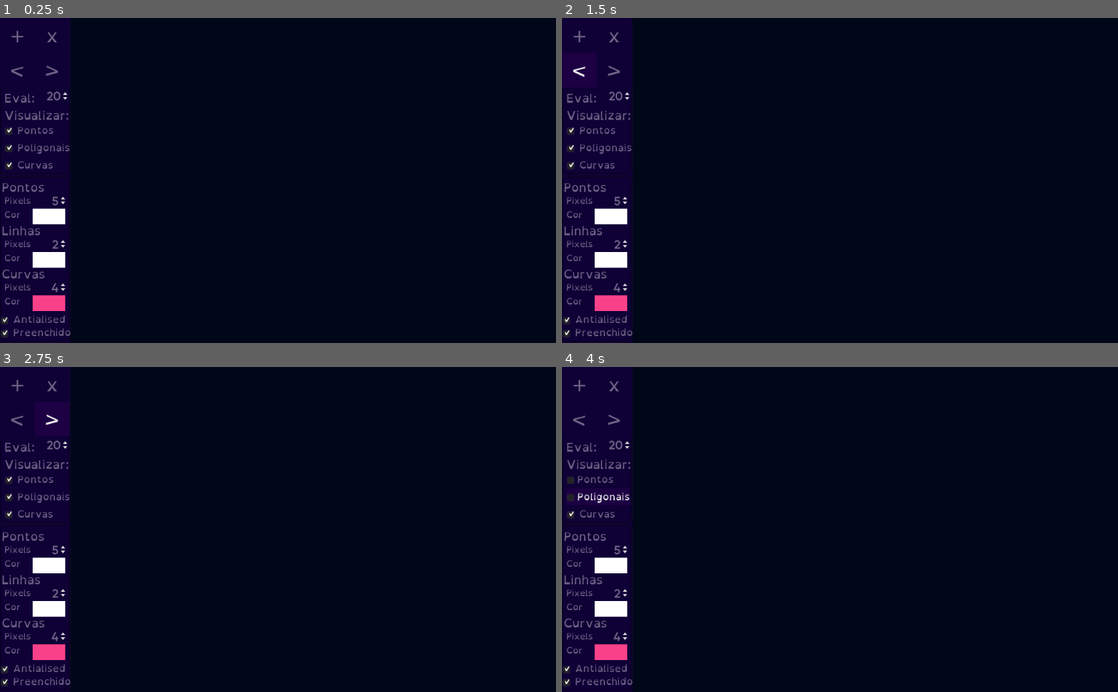
Above: before the commit, frames 1-4 (two rows, left to right).
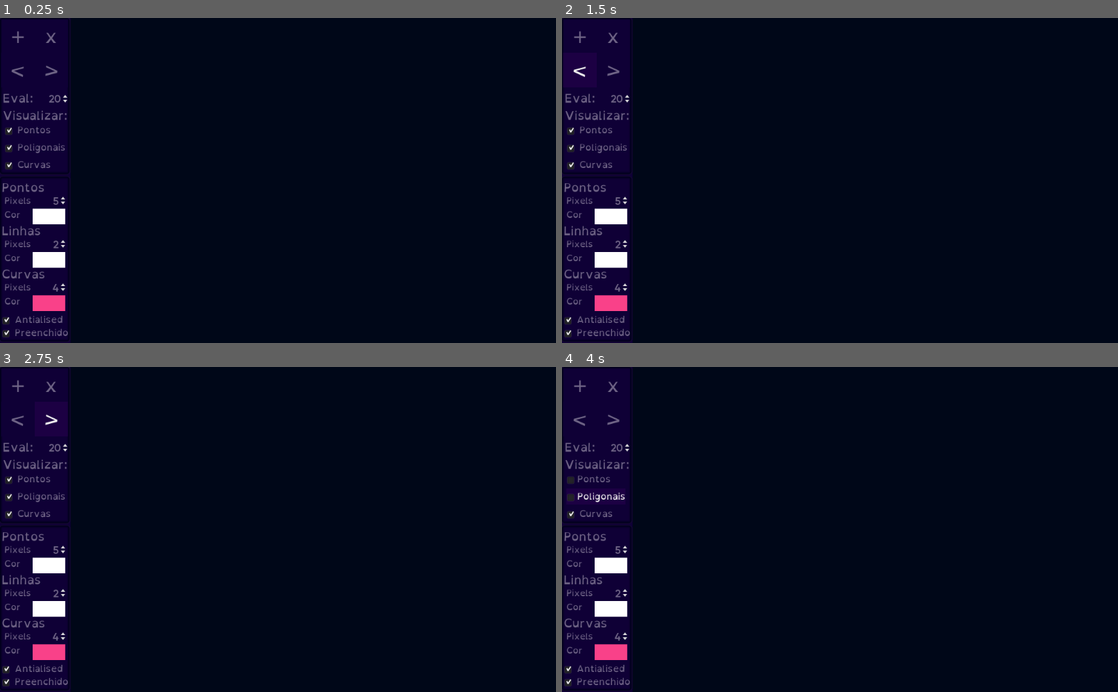
Above: after the commit, the same moments.

Repository: arturlealbs/ProjetoBezierCurves
Game: Godot game, scene res://src/scenes/Main/Main.tscn
The game is run twice, just before and just after one commit, with the same random seed, the same clock (stepped at 60 frames per second) and the same inputs.
Inputs:
- Up to frame 1 (0.25 s): no input
- Up to frame 2 (1.5 s): click "+" at 0.5 s; click "<" at 1.25 s
- Up to frame 3 (2.75 s): click ">" at 2 s
- Up to frame 4 (4 s): click "Pontos" at 2.75 s; click "Poligonais" at 3.5 s

The runs differ from the first frame. In frame 1, 1.0% of the frame differs, in the area x 0-13%, y 0-99%; in frame 2, 1.0%; in frame 3, 1.0%; in frame 4, 1.0%.

Commit message:
versao definitiva

Diff:
--- a/button_theme.tres
+++ b/button_theme.tres
@@ -14,7 +14,7 @@
 bg_color = Color( 0.0627451, 0, 0.215686, 1 )
 
 [sub_resource type="DynamicFont" id=4]
-size = 18
+size = 17
 extra_spacing_top = -1
 font_data = ExtResource( 2 )
 
@@ -26,7 +26,7 @@
 font_data = ExtResource( 2 )
 
 [sub_resource type="DynamicFont" id=7]
-size = 22
+size = 19
 extra_spacing_space = -6
 font_data = ExtResource( 1 )
 
--- a/panel_theme.tres
+++ b/panel_theme.tres
@@ -2,10 +2,10 @@
 
 [resource]
 bg_color = Color( 0.0627451, 0, 0.215686, 1 )
-border_width_left = 2
-border_width_top = 2
-border_width_right = 2
-border_width_bottom = 2
+border_width_left = 5
+border_width_top = 5
+border_width_right = 5
+border_width_bottom = 5
 border_color = Color( 0, 0, 0.0980392, 1 )
 border_blend = true
 corner_radius_top_left = 5
--- a/src/scenes/Main/Main.tscn
+++ b/src/scenes/Main/Main.tscn
@@ -54,7 +54,8 @@
 [node name="addButton" type="Button" parent="GUI/CurveManagerPanel"]
 anchor_left = 0.046875
 anchor_right = 0.046875
-margin_left = -6.0
+margin_left = -3.0
+margin_top = 3.0
 margin_right = 58.0
 margin_bottom = 64.0
 rect_pivot_offset = Vector2( -272, -16 )
@@ -69,7 +70,8 @@
 
 [node name="delButton" type="Button" parent="GUI/CurveManagerPanel"]
 margin_left = 64.0
-margin_right = 128.0
+margin_top = 3.0
+margin_right = 125.0
 margin_bottom = 64.0
 rect_pivot_offset = Vector2( 63, 61 )
 hint_tooltip = "Deletar Curva Selecionada"
@@ -81,6 +83,7 @@
 script = ExtResource( 2 )
 
 [node name="prevButton" type="Button" parent="GUI/CurveManagerPanel"]
+margin_left = 2.0
 margin_top = 64.0
 margin_right = 64.0
 margin_bottom = 128.0
@@ -96,7 +99,7 @@
 [node name="nextButton" type="Button" parent="GUI/CurveManagerPanel"]
 margin_left = 64.0
 margin_top = 64.0
-margin_right = 128.0
+margin_right = 125.0
 margin_bottom = 128.0
 rect_pivot_offset = Vector2( 44, 13 )
 hint_tooltip = "Selecionar Próxima Curva"
@@ -108,10 +111,10 @@
 script = ExtResource( 6 )
 
 [node name="evalButton" type="SpinBox" parent="GUI/CurveManagerPanel"]
-margin_left = 56.0
-margin_top = 128.0
+margin_left = 64.0
+margin_top = 133.0
 margin_right = 128.0
-margin_bottom = 160.0
+margin_bottom = 165.0
 hint_tooltip = "Seleciona a Quantidade de Avaliações"
 theme = ExtResource( 10 )
 min_value = 1.0
@@ -167,18 +170,18 @@
 script = ExtResource( 8 )
 
 [node name="labelView" type="Label" parent="GUI/CurveManagerPanel"]
-margin_left = 8.0
+margin_left = 5.0
 margin_top = 160.0
-margin_right = 111.0
-margin_bottom = 192.0
+margin_right = 124.0
+margin_bottom = 199.0
 theme = ExtResource( 10 )
 text = "Visualizar:"
 
 [node name="labelEval" type="Label" parent="GUI/CurveManagerPanel"]
-margin_left = 8.0
+margin_left = 5.0
 margin_top = 128.0
-margin_right = 104.0
-margin_bottom = 160.0
+margin_right = 101.0
+margin_bottom = 167.0
 theme = ExtResource( 10 )
 text = "Eval:"
 
@@ -255,8 +258,9 @@
 script = ExtResource( 16 )
 
 [node name="antilasedButton" type="CheckBox" parent="GUI/CurveEditorPanel"]
+margin_left = 3.0
 margin_top = 248.0
-margin_right = 115.0
+margin_right = 118.0
 margin_bottom = 280.0
 focus_mode = 0
 theme = ExtResource( 10 )
@@ -266,8 +270,9 @@
 script = ExtResource( 17 )
 
 [node name="hollowPoints" type="CheckBox" parent="GUI/CurveEditorPanel"]
+margin_left = 3.0
 margin_top = 272.0
-margin_right = 128.0
+margin_right = 131.0
 margin_bottom = 304.0
 focus_mode = 0
 theme = ExtResource( 10 )
Not shown, changed: exports/BezierCurves.zip
